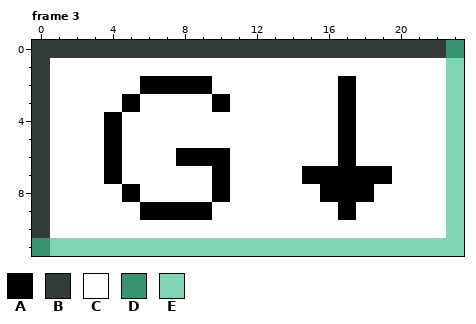
One commit to this pixel-art file: src/assets/gui/buttons/tabbar-physics.aseprite. Above is the file before it was changed.
24x12 pixels, 3 frames. Shown: frame 3.
Palette (. is transparent): A #000000  B #323c39  C #ffffff  D #37946e  E #7ed6b2
Pixels before, frame 3, first column x 0:
 0 BBBBBBBBBBBBBBBBBBBBBBBD
 1 BCCCCCCCCCCCCCCCCCCCCCCE
 2 BCCCCCAAAACCCCCCCACCCCCE
 3 BCCCCACCCCACCCCCCACCCCCE
 4 BCCCACCCCCCCCCCCCACCCCCE
 5 BCCCACCCCCCCCCCCCACCCCCE
 6 BCCCACCCAAACCCCCCACCCCCE
 7 BCCCACCCCCACCCCAAAAACCCE
 8 BCCCCACCCCACCCCCAAACCCCE
 9 BCCCCCAAAACCCCCCCACCCCCE
10 BCCCCCCCCCCCCCCCCCCCCCCE
11 DEEEEEEEEEEEEEEEEEEEEEEE
Once edited:
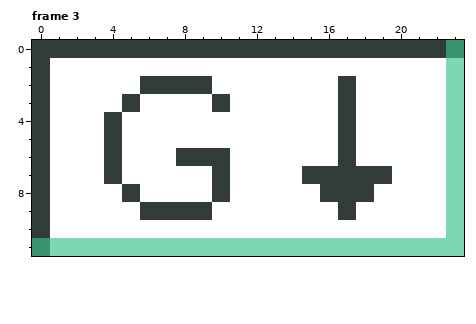
Difference:
{"where": "frame 3"}
{"frame":3,"y":2,"x":6,"old":"AAAA","new":"BBBB"}
{"frame":3,"y":2,"x":17,"old":"A","new":"B"}
{"frame":3,"y":3,"x":5,"old":"A","new":"B"}
{"frame":3,"y":3,"x":10,"old":"A","new":"B"}
{"frame":3,"y":3,"x":17,"old":"A","new":"B"}
{"frame":3,"y":4,"x":4,"old":"A","new":"B"}
{"frame":3,"y":4,"x":17,"old":"A","new":"B"}
{"frame":3,"y":5,"x":4,"old":"A","new":"B"}
{"frame":3,"y":5,"x":17,"old":"A","new":"B"}
{"frame":3,"y":6,"x":4,"old":"A","new":"B"}
{"frame":3,"y":6,"x":8,"old":"AAA","new":"BBB"}
{"frame":3,"y":6,"x":17,"old":"A","new":"B"}
{"frame":3,"y":7,"x":4,"old":"A","new":"B"}
{"frame":3,"y":7,"x":10,"old":"A","new":"B"}
{"frame":3,"y":7,"x":15,"old":"AAAAA","new":"BBBBB"}
{"frame":3,"y":8,"x":5,"old":"A","new":"B"}
{"frame":3,"y":8,"x":10,"old":"A","new":"B"}
{"frame":3,"y":8,"x":16,"old":"AAA","new":"BBB"}
{"frame":3,"y":9,"x":6,"old":"AAAA","new":"BBBB"}
{"frame":3,"y":9,"x":17,"old":"A","new":"B"}
{"label":"changed","picture_box":[104,76,230,220]}
{"label":"changed","picture_box":[302,76,392,220]}
